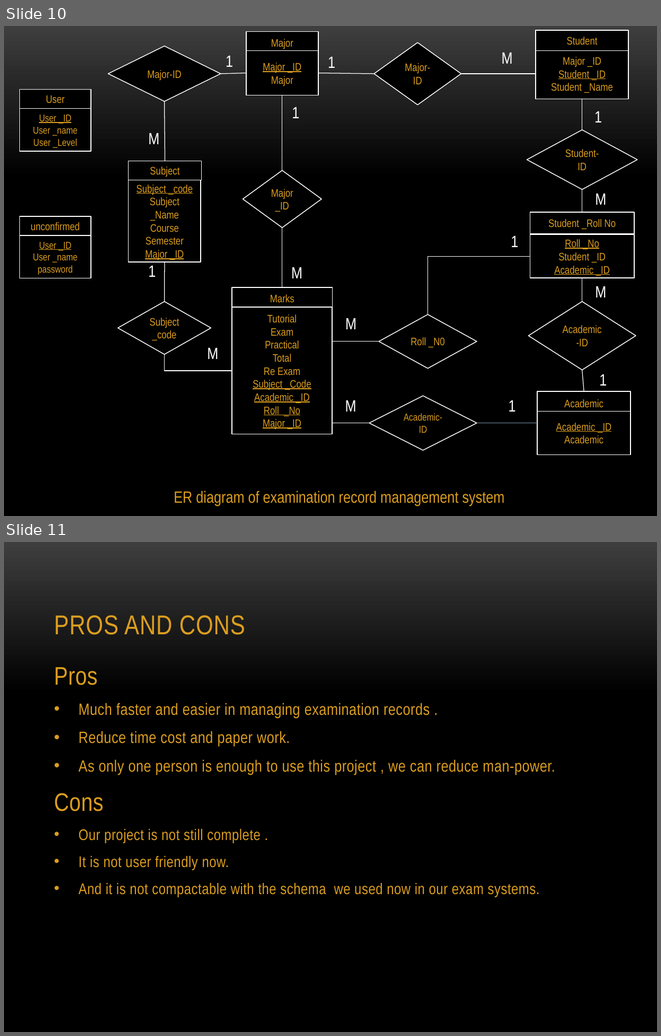
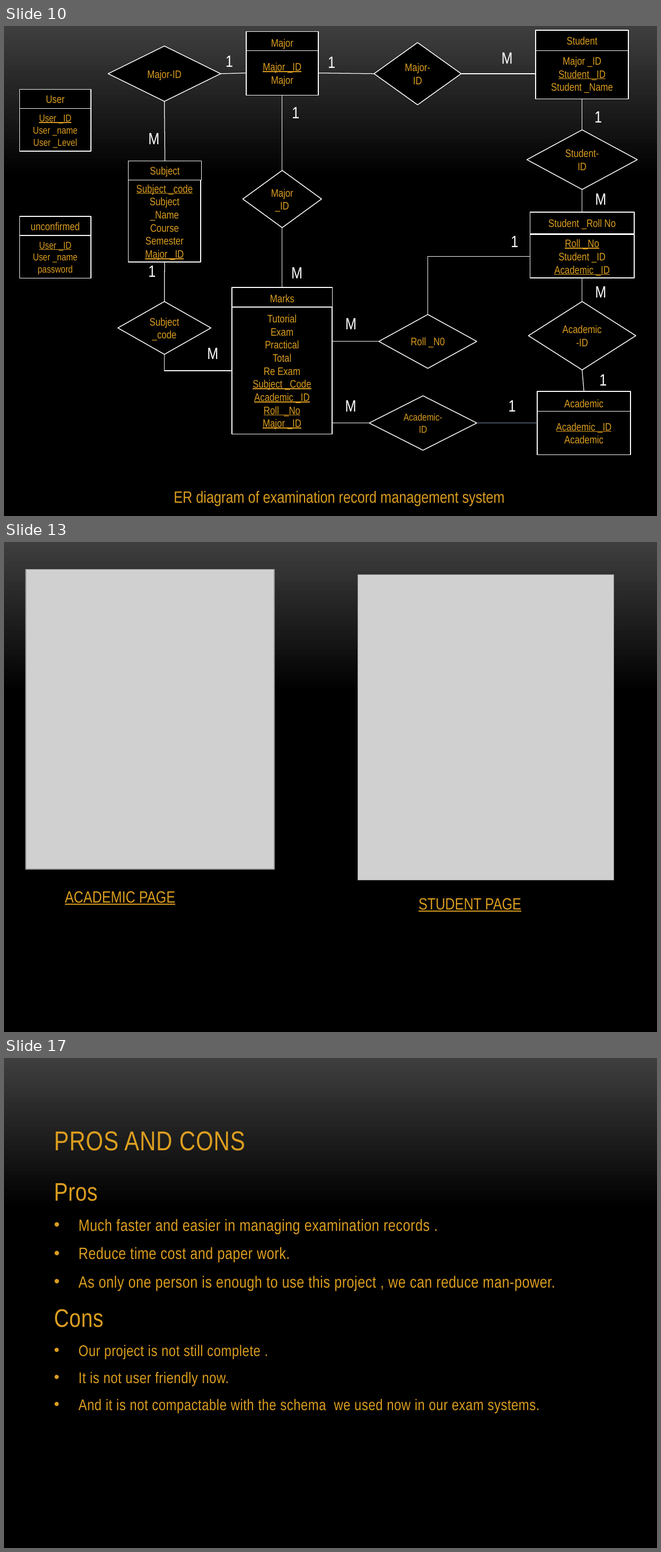
Before and after one commit to team7mit/ExamRecordQQ, a slide deck: Examination Record Management System.pptx. Shown one above the other, each under a label of ours: slides 10 and 11 before the commit, slides 10, 13 and 17 after it; the slides between them are not shown. The pictures are 661x1036 and 661x1552 pixels, drawn with LibreOffice and Linux fonts; fonts in the diff are those of the drawing; grey boxes stand for pictures; background and template pictures are left out. Boxes give left, top, right and bottom in pixels: in the first picture for what was removed or moved away, otherwise in the second. Text is boxed around its words. In the diff, an @@ line names an element or a change of style, - is before the commit and + after.

```diff
--- a/Examination Record Management System.pptx
+++ b/Examination Record Management System.pptx
@@ slide 13 added at [4, 542, 657, 1032], background picture (left out) @@
@@ picture added at [26, 570, 274, 869] @@
@@ picture added at [358, 575, 614, 880] @@
@@ text added at [65, 891, 175, 905], 18 pt, text #DC9E1F, underline @@
+ACADEMIC PAGE
@@ text added at [418, 898, 521, 911], 18 pt, text #DC9E1F, underline @@
+STUDENT PAGE
@@ what was slide 11 is now slide 17 @@
```
Also in this commit, not shown: 5 other slides added.
